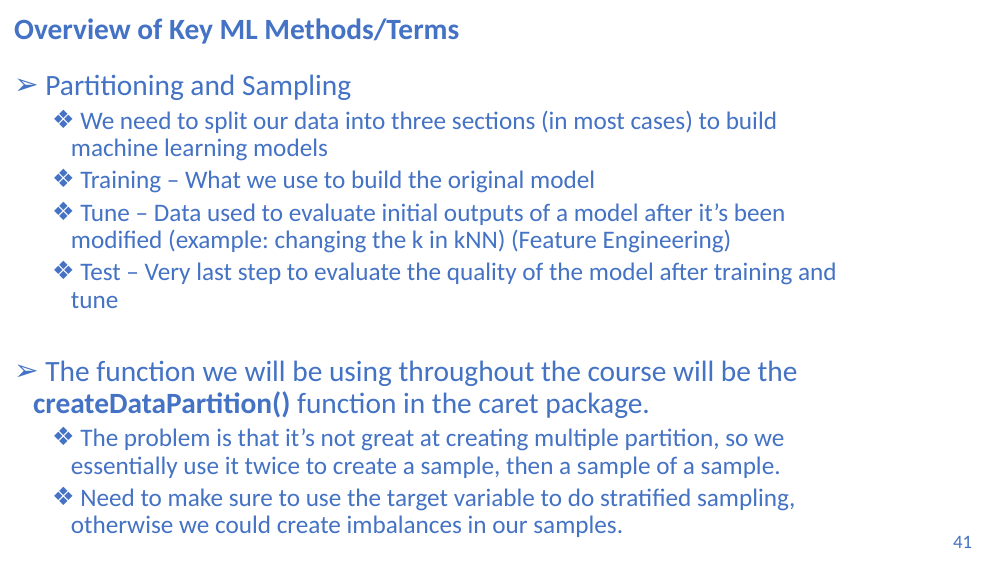
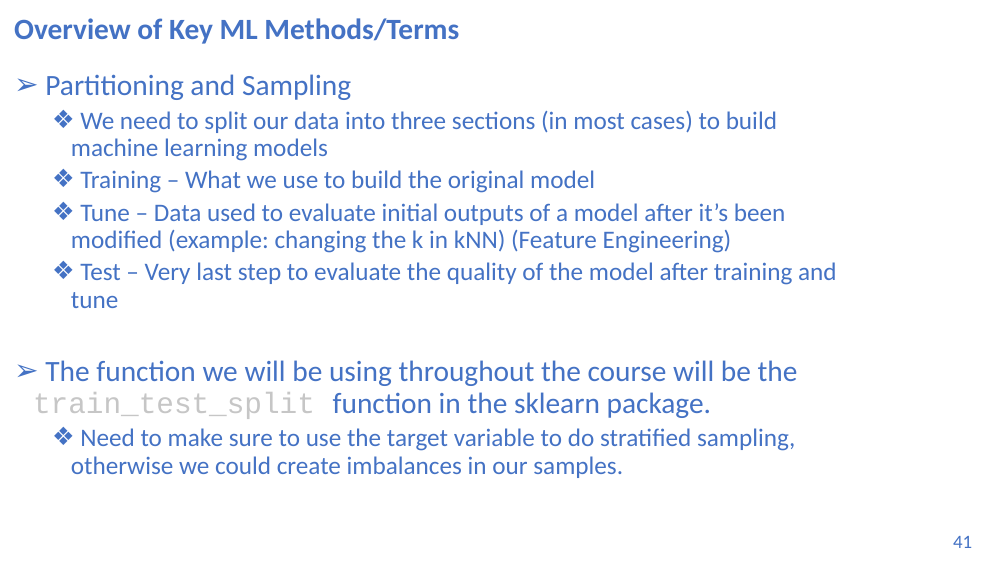
Before and after one commit to wloving77/Fall2023Classes, a slide deck: slide 41 of foundations_of_machine_learning/DS-3001/05_ML_Concepts_II_Data_Prep/machine_learning_bootcamp.pptx. Drawn at 1008x567 pixels with LibreOffice and Linux fonts; fonts in the diff are those of the drawing. Boxes give left, top, right and bottom in pixels: in the first picture for what was removed or moved away, otherwise in the second. Text is boxed around its words. In the diff, an @@ line names an element or a change of style, - is before the commit and + after.

```diff
--- a/foundations_of_machine_learning/DS-3001/05_ML_Concepts_II_Data_Prep/machine_learning_bootcamp.pptx
+++ b/foundations_of_machine_learning/DS-3001/05_ML_Concepts_II_Data_Prep/machine_learning_bootcamp.pptx
@@ text at [33, 360, 798, 419]: text changed; size 24 to 28 pt @@
-➢ The function we will be using throughout the course will be the createDataPartition() function in the caret package.
-  ❖ The problem is that it’s not great at creating multiple partition, so we essentially use it twice to create a sample, then a sample of a sample.
+➢ The function we will be using throughout the course will be the train_test_split function in the sklearn package.
```
Also in this commit, not shown: 6 other slides changed, 28 other files.
